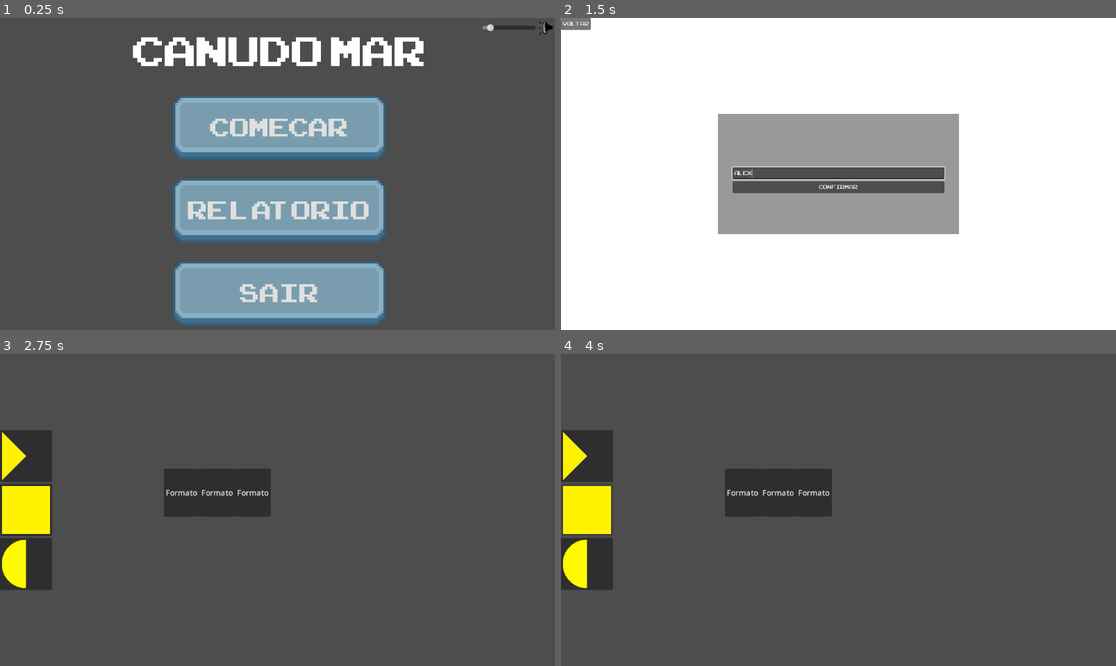
Above: before the commit, frames 1-4 (two rows, left to right).
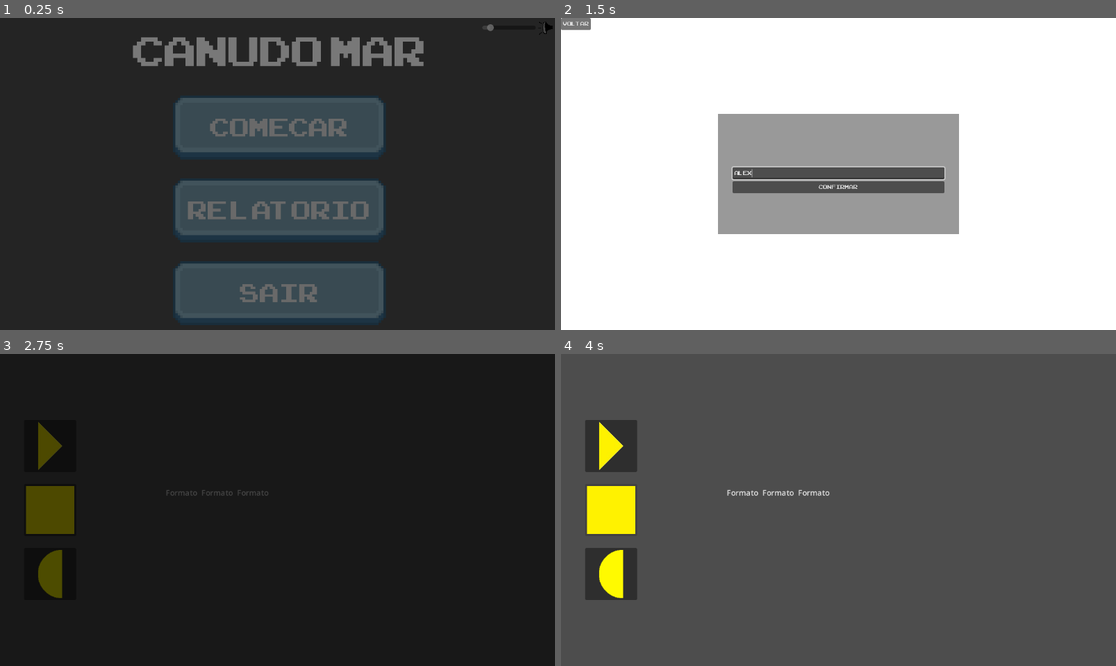
Above: after the commit, the same moments.

Repository: Estefano-Alfredo/Jogo-ASSARTE
Game: Godot game, scene res://Nos de Menu/menu.tscn
Two runs of this game, one before a commit and one after it. Both use one fixed random seed, a clock stepped at 60 frames per second and the inputs below.
Inputs (mouse positions are in pixels of both pictures, inside the frame that each line leads up to; where the layout moved, square brackets give the same spot in the first picture):
- Up to frame 1 (0.25 s): no input
- Up to frame 2 (1.5 s): click "Comecar" at 0.5 s; click (838, 174) at 1.27 s; type "Alex" at 1.35 s
- Up to frame 3 (2.75 s): click "Confirmar" at 2 s
- Up to frame 4 (4 s): click (610, 444) [588, 456] at 2.75 s; click (610, 510) [588, 510] at 3.5 s

The runs differ from the first frame. In frame 1, 100% of the frame differs, in the area x 0-100%, y 0-100%; in frame 2, nothing differs; in frame 3, 96%; in frame 4, 8.2%.

Commit message:
Transição
Transições e retoques na fase 1 para transição entre fases

Diff:
--- a/bio-geometria/bio-geometria/Nos de Menu/menu.gd
+++ b/bio-geometria/bio-geometria/Nos de Menu/menu.gd
@@ -4,12 +4,20 @@
 @onready var audio_player: AudioStreamPlayer = $AudioStreamPlayer
 
 func _on_button_pressed() -> void:
+	audio_player.play()
+	anim.play("fade_in")
+	await anim.animation_finished
 	get_tree().quit()
+
+@onready var anim = $Transicao/AnimationPlayer
 
 func _on_start_pressed() -> void:
 	audio_player.play()
+
 	# Cria a instância da cena Popup
+
 	var popup_nome = POPUP_NOME_SCENE.instantiate()
+
 	# Conecta o sinal e vai para iniciar_jogo
 	popup_nome.nome_confirmado.connect(_iniciar_jogo)
 	add_child(popup_nome)
@@ -22,5 +30,7 @@
 #chamada somente quando o popup emite o sinal
 func _iniciar_jogo(nome_recebido: String) -> void:
 	print("Nome confirmado: " + nome_recebido + ". Iniciando Fase 1...")
+	audio_player.play()
+	anim.play("fade_in")
+	await anim.animation_finished
 	get_tree().change_scene_to_file("res://Nos de Nivel/Nivel 1/level_1.tscn")
-	audio_player.play()
--- a/bio-geometria/bio-geometria/Nos de Menu/menu.tscn
+++ b/bio-geometria/bio-geometria/Nos de Menu/menu.tscn
@@ -1,10 +1,11 @@
-[gd_scene load_steps=9 format=3 uid="uid://cfkqi3dcum5cm"]
+[gd_scene load_steps=10 format=3 uid="uid://cfkqi3dcum5cm"]
 
 [ext_resource type="Script" uid="uid://eaxv88hxjdo7" path="res://Nos de Menu/menu.gd" id="1_wqqru"]
 [ext_resource type="FontFile" uid="uid://dek64knlgemme" path="res://Assets/Fontes/ARCADECLASSIC.TTF" id="2_raj00"]
 [ext_resource type="Texture2D" uid="uid://bcqosdk3axq1g" path="res://Assets/Ui/button_2_ui.png" id="3_kr88g"]
 [ext_resource type="AudioStream" uid="uid://bh662ho7ii57d" path="res://Assets/Sounds/Modern11.mp3" id="4_wn2ll"]
 [ext_resource type="PackedScene" uid="uid://b3r7gpjiepoym" path="res://Nos/botao_som.tscn" id="5_st6f1"]
+[ext_resource type="PackedScene" uid="uid://ceb1yq77ygyfb" path="res://Nos/transicao.tscn" id="6_162ll"]
 
 [sub_resource type="LabelSettings" id="LabelSettings_nff13"]
 font_size = 120
@@ -63,6 +64,7 @@
 layout_mode = 2
 size_flags_horizontal = 4
 size_flags_vertical = 3
+mouse_default_cursor_shape = 2
 theme_override_fonts/font = ExtResource("2_raj00")
 theme_override_font_sizes/font_size = 75
 theme_override_styles/focus = SubResource("StyleBoxEmpty_kr88g")
@@ -77,6 +79,7 @@
 layout_mode = 2
 size_flags_horizontal = 4
 size_flags_vertical = 3
+mouse_default_cursor_shape = 2
 theme_override_fonts/font = ExtResource("2_raj00")
 theme_override_font_sizes/font_size = 75
 theme_override_styles/focus = SubResource("StyleBoxEmpty_kr88g")
@@ -91,6 +94,7 @@
 layout_mode = 2
 size_flags_horizontal = 4
 size_flags_vertical = 3
+mouse_default_cursor_shape = 2
 theme = SubResource("Theme_w6voe")
 theme_override_fonts/font = ExtResource("2_raj00")
 theme_override_font_sizes/font_size = 75
@@ -107,6 +111,9 @@
 [node name="Sons" parent="." instance=ExtResource("5_st6f1")]
 layout_mode = 1
 
+[node name="Transicao" parent="." instance=ExtResource("6_162ll")]
+layout_mode = 1
+
 [connection signal="pressed" from="MarginContainer/VBoxMenu/Start" to="." method="_on_start_pressed"]
 [connection signal="pressed" from="MarginContainer/VBoxMenu/Relatorio" to="." method="_on_relatorio_pressed"]
 [connection signal="pressed" from="MarginContainer/VBoxMenu/Sair" to="." method="_on_button_pressed"]
--- a/bio-geometria/bio-geometria/Nos de Nivel/Nivel 1/level_1.gd
+++ b/bio-geometria/bio-geometria/Nos de Nivel/Nivel 1/level_1.gd
@@ -1,7 +1,8 @@
 extends Control
 
 var selecao := ""
-var selecao2 := "0"
+var selecao2 := ""
+var progresso := 0
 #
 # 0 - Nada
 # 1 - Triangulo
@@ -13,26 +14,27 @@
 const QUADRADO = preload("uid://153sobfftdgc")
 const TRIANGULO = preload("uid://bqmqw7x1tuo6h")
 
+@onready var esc_triangulo: Button = $MarginContainer/VBoxContainer/Triangulo
+@onready var esc_quadrado: Button = $MarginContainer/VBoxContainer/Quadrado
+@onready var esc_semicirculo: Button = $MarginContainer/VBoxContainer/Semicirculo
+
 func _on_triangulo_pressed() -> void:
-	selecao = "Triangulo"
-	Input.set_custom_mouse_cursor(TRIANGULO, Input.CURSOR_ARROW, Vector2(25,50))
-	botao_pressionado()
+	if esc_triangulo.x == false:
+		botao_pressionado("Triangulo", TRIANGULO, 25, 50)
 
 
 func _on_quadrado_pressed() -> void:
-	selecao = "Quadrado"
-	Input.set_custom_mouse_cursor(QUADRADO, Input.CURSOR_ARROW, Vector2(64,64))
-	botao_pressionado()
+	if esc_quadrado.x == false:
+		botao_pressionado("Quadrado", QUADRADO, 50, 50)
 
 
 func _on_semicirculo_pressed() -> void:
-	selecao = "Semicírculo"
-	Input.set_custom_mouse_cursor(SEMICIRCULO, Input.CURSOR_ARROW, Vector2(25,50))
-	botao_pressionado()
+	if esc_semicirculo.x == false:
+		botao_pressionado("Semicírculo", SEMICIRCULO, 25, 50)
 
-func botao_pressionado() -> void:
-	pass
-	#print("Voce selecionou um "+selecao)
+func botao_pressionado(formato, formato2, x , y) -> void:
+	selecao = formato
+	Input.set_custom_mouse_cursor(formato2, Input.CURSOR_ARROW, Vector2(x,y))
 
 
 # Resposta
@@ -43,33 +45,28 @@
 
 func _on_button_pressed() -> void:
 	selecao2 = "Semicírculo"
-	var res = resposta_selecionada()
-	if res == true:
-		button.text = ""
-		button.icon = SEMICIRCULO
+	resposta_selecionada(button ,SEMICIRCULO, esc_semicirculo)
 
 func _on_button_2_pressed() -> void:
 	selecao2 = "Quadrado"
-	var res = resposta_selecionada()
-	if res == true:
-		button_2.text = ""
-		button_2.icon = QUADRADO
-
-func resposta_selecionada() -> bool:
-	#print("Voce selecionou um " + selecao2)
-
-	if selecao == selecao2:
-		print("Resposta Correta")
-		Input.set_custom_mouse_cursor(null)
-		return true
-	else:
-		print("Resposta Incorreta")
-		return false
-
+	resposta_selecionada(button_2, QUADRADO, esc_quadrado)
 
 func _on_button_3_pressed() -> void:
 	selecao2 = "Triangulo"
-	var res = resposta_selecionada()
-	if res == true:
-		button_3.text = ""
-		button_3.icon = TRIANGULO
+	resposta_selecionada(button_3, TRIANGULO, esc_triangulo)
+
+func resposta_selecionada(botao, forma, botao2) -> void:
+	#print("Voce selecionou um " + selecao2)
+	if selecao == selecao2:
+		progresso += 1
+		botao.text = ""
+		botao.icon = forma
+		print("Resposta Correta")
+		Input.set_custom_mouse_cursor(null)
+		botao2.x = true
+		selecao = ""
+		selecao2 = ""
+		if progresso >= 3:
+			$Texto.text = "Voce venceu!\nPressione algo para ir para a proxima fase."
+	else:
+		print("Resposta Incorreta")
--- a/bio-geometria/bio-geometria/Nos de Nivel/Nivel 1/level_1.tscn
+++ b/bio-geometria/bio-geometria/Nos de Nivel/Nivel 1/level_1.tscn
@@ -1,9 +1,11 @@
-[gd_scene load_steps=7 format=3 uid="uid://cbccjhwapi1dd"]
+[gd_scene load_steps=9 format=3 uid="uid://cbccjhwapi1dd"]
 
 [ext_resource type="Script" uid="uid://bx8shvd1bvc0g" path="res://Nos de Nivel/Nivel 1/level_1.gd" id="1_36c26"]
 [ext_resource type="Texture2D" uid="uid://bqmqw7x1tuo6h" path="res://Assets/Shapes/triangulo.png" id="2_0u1pp"]
+[ext_resource type="Script" uid="uid://m7peju0s80re" path="res://Nos/vetificao_botao.gd" id="3_f57t2"]
 [ext_resource type="Texture2D" uid="uid://153sobfftdgc" path="res://Assets/Shapes/quadrado.png" id="3_x78qx"]
 [ext_resource type="Texture2D" uid="uid://hnak7rafjwog" path="res://Assets/Shapes/semicirculo.png" id="4_f57t2"]
+[ext_resource type="PackedScene" uid="uid://ceb1yq77ygyfb" path="res://Nos/transicao.tscn" id="6_f57t2"]
 
 [sub_resource type="StyleBoxEmpty" id="StyleBoxEmpty_ctcdo"]
 
@@ -23,9 +25,11 @@
 offset_right = 69.0
 offset_bottom = 648.0
 grow_vertical = 2
+theme_override_constants/margin_left = 50
 
 [node name="VBoxContainer" type="VBoxContainer" parent="MarginContainer"]
 layout_mode = 2
+theme_override_constants/separation = 25
 alignment = 1
 
 [node name="Triangulo" type="Button" parent="MarginContainer/VBoxContainer"]
@@ -35,18 +39,23 @@
 text = "
 "
 icon = ExtResource("2_0u1pp")
+icon_alignment = 1
+script = ExtResource("3_f57t2")
 
 [node name="Quadrado" type="Button" parent="MarginContainer/VBoxContainer"]
 custom_minimum_size = Vector2(0, 50)
 layout_mode = 2
 theme_override_styles/focus = SubResource("StyleBoxEmpty_ctcdo")
 icon = ExtResource("3_x78qx")
+script = ExtResource("3_f57t2")
 
 [node name="Semicirculo" type="Button" parent="MarginContainer/VBoxContainer"]
 custom_minimum_size = Vector2(0, 50)
 layout_mode = 2
 theme_override_styles/focus = SubResource("StyleBoxEmpty_ctcdo")
 icon = ExtResource("4_f57t2")
+icon_alignment = 1
+script = ExtResource("3_f57t2")
 
 [node name="GridContainer" type="GridContainer" parent="."]
 layout_mode = 0
@@ -61,21 +70,23 @@
 [node name="Button" type="Button" parent="GridContainer"]
 custom_minimum_size = Vector2(50, 100)
 layout_mode = 2
-theme_override_constants/h_separation = 0
 theme_override_styles/focus = SubResource("StyleBoxEmpty_w4k1h")
 text = "Formato"
+flat = true
 
 [node name="Button2" type="Button" parent="GridContainer"]
 layout_mode = 2
 theme_override_constants/h_separation = 0
 theme_override_styles/focus = SubResource("StyleBoxEmpty_w4k1h")
 text = "Formato"
+flat = true
 
 [node name="Button3" type="Button" parent="GridContainer"]
 layout_mode = 2
 theme_override_constants/h_separation = 0
 theme_override_styles/focus = SubResource("StyleBoxEmpty_w4k1h")
 text = "Formato"
+flat = true
 
 [node name="Texto" type="Label" parent="."]
 layout_mode = 0
@@ -84,9 +95,13 @@
 offset_right = 877.0
 offset_bottom = 606.0
 
+[node name="Transicao" parent="." instance=ExtResource("6_f57t2")]
+layout_mode = 1
+
 [connection signal="pressed" from="MarginContainer/VBoxContainer/Triangulo" to="." method="_on_triangulo_pressed"]
 [connection signal="pressed" from="MarginContainer/VBoxContainer/Quadrado" to="." method="_on_quadrado_pressed"]
 [connection signal="pressed" from="MarginContainer/VBoxContainer/Semicirculo" to="." method="_on_semicirculo_pressed"]
 [connection signal="pressed" from="GridContainer/Button" to="." method="_on_button_pressed"]
 [connection signal="pressed" from="GridContainer/Button2" to="." method="_on_button_2_pressed"]
 [connection signal="pressed" from="GridContainer/Button3" to="." method="_on_button_3_pressed"]
+[connection signal="pressed" from="GridContainer/Button3" to="GridContainer/Button3" method="_on_pressed"]
--- a/bio-geometria/bio-geometria/Nos/botao_som.tscn
+++ b/bio-geometria/bio-geometria/Nos/botao_som.tscn
@@ -19,6 +19,7 @@
 layout_mode = 1
 offset_left = -40.0
 offset_bottom = 40.0
+mouse_default_cursor_shape = 2
 theme_override_styles/focus = SubResource("StyleBoxEmpty_0o64d")
 toggle_mode = true
 button_pressed = true
@@ -31,6 +32,7 @@
 offset_top = 12.0
 offset_right = -40.0
 offset_bottom = 28.0
+mouse_default_cursor_shape = 10
 max_value = 10.0
 value = 1.0
 
--- a/bio-geometria/bio-geometria/Nos/transicao.tscn
+++ b/bio-geometria/bio-geometria/Nos/transicao.tscn
@@ -1,6 +1,21 @@
-[gd_scene load_steps=6 format=3 uid="uid://ceb1yq77ygyfb"]
+[gd_scene load_steps=7 format=3 uid="uid://ceb1yq77ygyfb"]
 
 [ext_resource type="Script" uid="uid://c35od6kq1l0vd" path="res://transicao.gd" id="1_0a7ca"]
+
+[sub_resource type="Animation" id="Animation_7kxxb"]
+length = 0.001
+tracks/0/type = "value"
+tracks/0/imported = false
+tracks/0/enabled = true
+tracks/0/path = NodePath("Panel:theme_override_styles/panel:bg_color")
+tracks/0/interp = 1
+tracks/0/loop_wrap = true
+tracks/0/keys = {
+"times": PackedFloat32Array(0),
+"transitions": PackedFloat32Array(1),
+"update": 0,
+"values": [Color(0.004019165, 0.004019165, 0.004019165, 1)]
+}
 
 [sub_resource type="Animation" id="Animation_5aovv"]
 resource_name = "fade_out"
@@ -18,8 +33,9 @@
 "values": [Color(0.004019165, 0.004019165, 0.004019165, 1), Color(0.003921569, 0.003921569, 0.003921569, 0)]
 }
 
-[sub_resource type="Animation" id="Animation_7kxxb"]
-length = 0.001
+[sub_resource type="Animation" id="Animation_0a7ca"]
+resource_name = "fade_in"
+length = 0.5
 tracks/0/type = "value"
 tracks/0/imported = false
 tracks/0/enabled = true
@@ -27,15 +43,16 @@
 tracks/0/interp = 1
 tracks/0/loop_wrap = true
 tracks/0/keys = {
-"times": PackedFloat32Array(0),
-"transitions": PackedFloat32Array(1),
+"times": PackedFloat32Array(0, 0.49),
+"transitions": PackedFloat32Array(1, 1),
 "update": 0,
-"values": [Color(0.004019165, 0.004019165, 0.004019165, 1)]
+"values": [Color(0.003921569, 0.003921569, 0.003921569, 0), Color(0.004019165, 0.004019165, 0.004019165, 1)]
 }
 
 [sub_resource type="AnimationLibrary" id="AnimationLibrary_n4jei"]
 _data = {
 &"RESET": SubResource("Animation_7kxxb"),
+&"fade_in": SubResource("Animation_0a7ca"),
 &"fade_out": SubResource("Animation_5aovv")
 }
 
@@ -50,6 +67,7 @@
 anchor_bottom = 1.0
 grow_horizontal = 2
 grow_vertical = 2
+mouse_default_cursor_shape = 5
 script = ExtResource("1_0a7ca")
 
 [node name="AnimationPlayer" type="AnimationPlayer" parent="."]
@@ -64,4 +82,7 @@
 anchor_bottom = 1.0
 grow_horizontal = 2
 grow_vertical = 2
+mouse_default_cursor_shape = 4
 theme_override_styles/panel = SubResource("StyleBoxFlat_1s0pc")
+
+[connection signal="animation_started" from="AnimationPlayer" to="." method="_on_animation_player_animation_started"]
--- /dev/null
+++ b/bio-geometria/bio-geometria/Nos/vetificao_botao.gd
@@ -0,0 +1,3 @@
+extends Node
+
+@export var x := false
--- a/bio-geometria/bio-geometria/transicao.gd
+++ b/bio-geometria/bio-geometria/transicao.gd
@@ -2,4 +2,15 @@
 @onready var animation_player: AnimationPlayer = $AnimationPlayer
 
 func _ready() -> void:
+	$".".mouse_behavior_recursive = Control.MOUSE_BEHAVIOR_ENABLED
 	animation_player.play("fade_out")
+	await animation_player.animation_finished
+	$".".mouse_behavior_recursive = Control.MOUSE_BEHAVIOR_DISABLED
+	set_default_cursor_shape(CURSOR_ARROW)
+
+
+func _on_animation_player_animation_started(anim_name: StringName) -> void:
+	if anim_name == "fade_in":
+		$".".mouse_behavior_recursive = Control.MOUSE_BEHAVIOR_DISABLED
+		await animation_player.animation_finished
+		$".".mouse_behavior_recursive = Control.MOUSE_BEHAVIOR_ENABLED
Not shown, added: bio-geometria/bio-geometria/Nos/vetificao_botao.gd.uid
